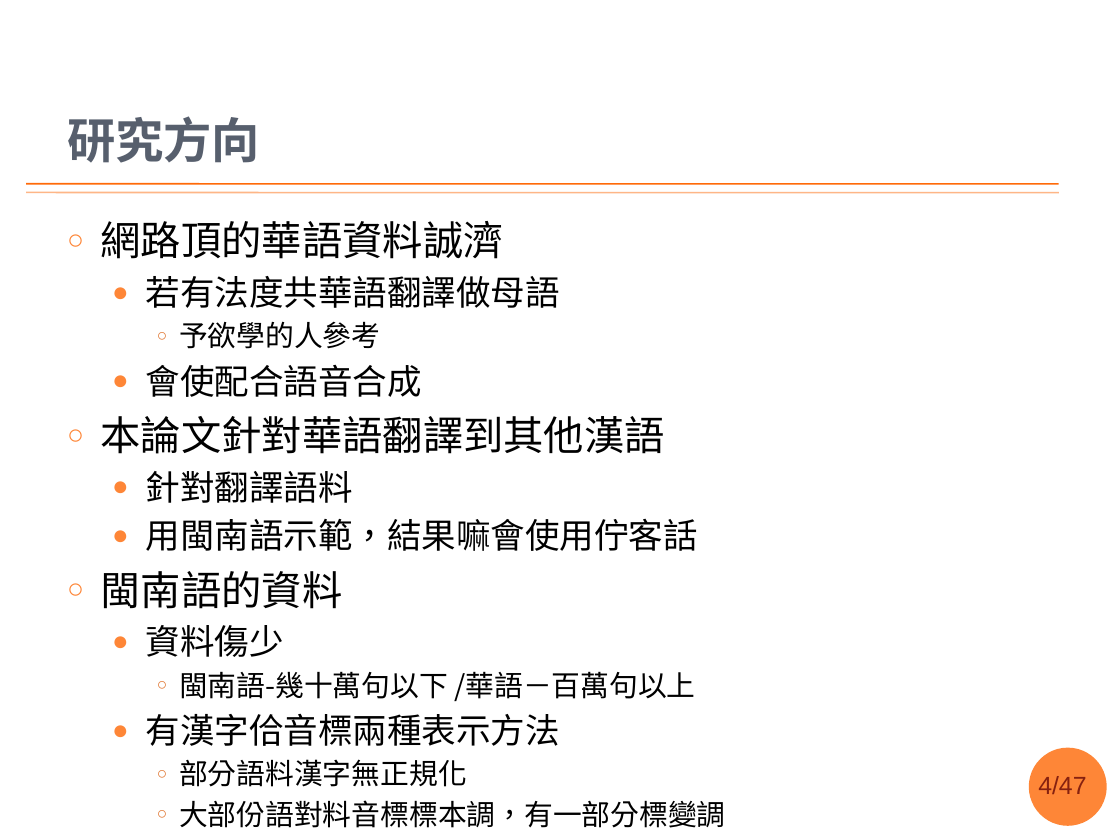
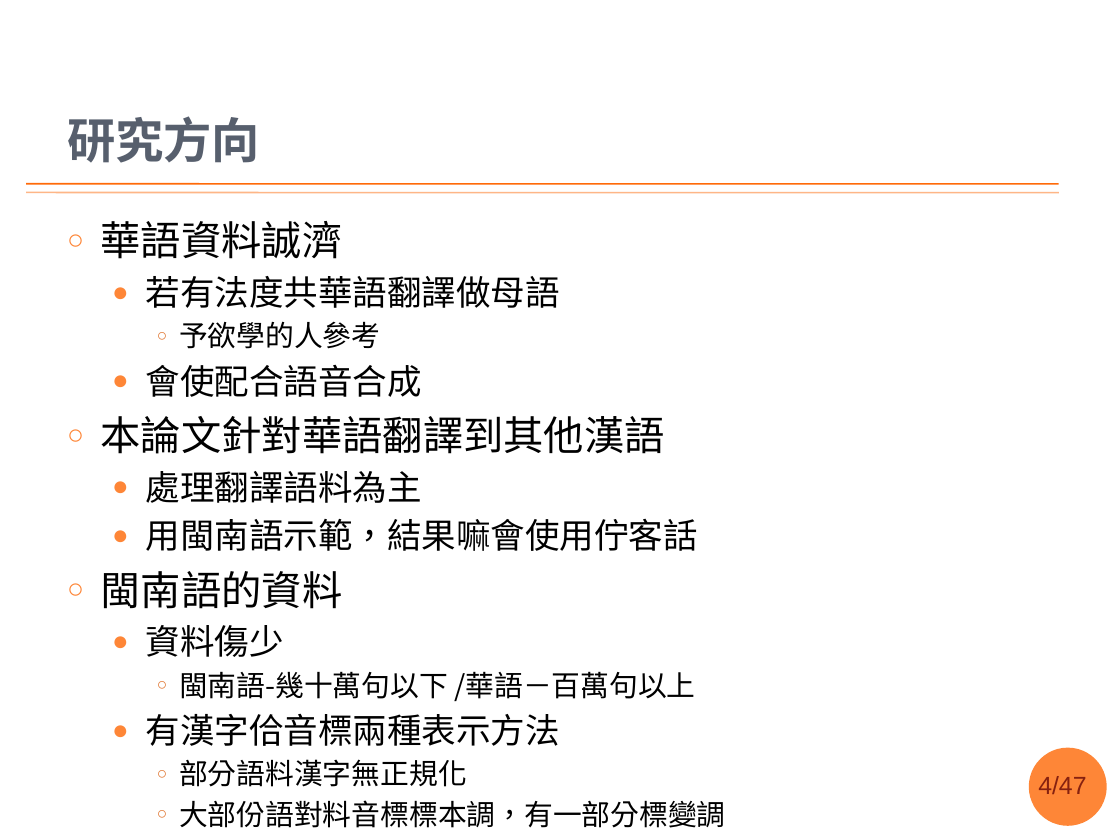
Before and after one commit to sih4sing5hong5/po3-ko3_tau5-iann2-phinn3, a slide deck: slide 4 of 翻譯報告.pptx. Drawn at 1120x840 pixels with LibreOffice and Linux fonts; fonts in the diff are those of the drawing; background and template pictures are left out. Boxes give left, top, right and bottom in pixels: in the first picture for what was removed or moved away, otherwise in the second. Text is boxed around its words. In the diff, an @@ line names an element or a change of style, - is before the commit and + after.

```diff
--- a/翻譯報告.pptx
+++ b/翻譯報告.pptx
@@ text at box(101, 221, 343, 259): text changed @@
-○ 網路頂的華語資料誠濟
+○ 華語資料誠濟
@@ text at box(146, 471, 422, 503): text changed @@
-  ● 針對翻譯語料
+  ● 處理翻譯語料為主
```
Also in this commit, not shown: 10 other slides changed.
